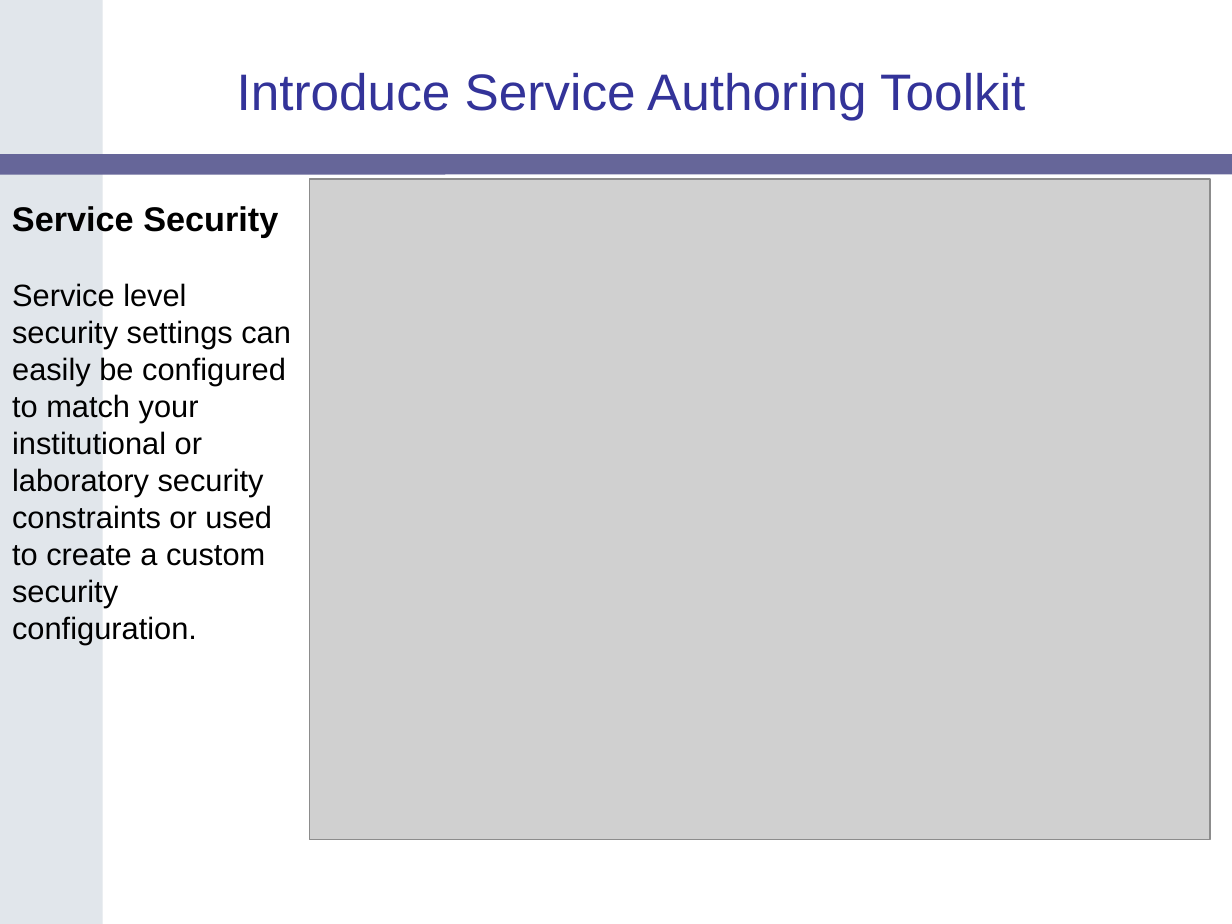
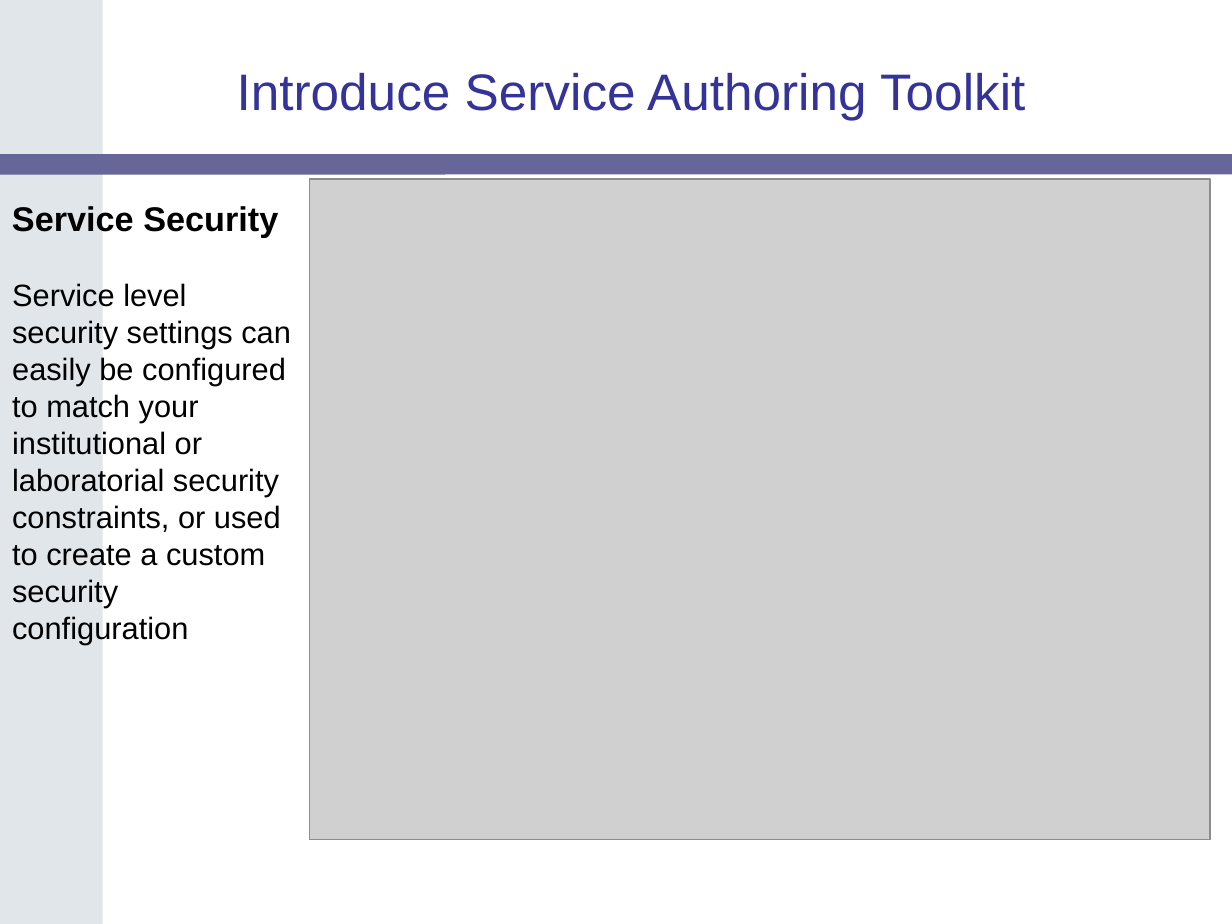
Before and after one commit to NCIP/cagrid-docs, a slide deck: slide 19 of presentations/200604_AnnualMeeting/caGrid-1.0-Demo.ppt. Drawn at 1232x924 pixels with LibreOffice and Linux fonts; fonts in the diff are those of the drawing; grey boxes stand for pictures; background and template pictures are left out. Boxes give left, top, right and bottom in pixels: in the first picture for what was removed or moved away, otherwise in the second. Text is boxed around its words. In the diff, an @@ line names an element or a change of style, - is before the commit and + after.

```diff
--- a/presentations/200604_AnnualMeeting/caGrid-1.0-Demo.ppt
+++ b/presentations/200604_AnnualMeeting/caGrid-1.0-Demo.ppt
@@ text at (12, 283, 291, 645): text changed @@
-Service level security settings can easily be configured to match your institutional or laboratory security constraints or used to create a custom security configuration.
+Service level security settings can easily be configured to match your institutional or laboratorial security constraints, or used to create a custom security configuration
```
Also in this commit, not shown: 6 other slides changed.
